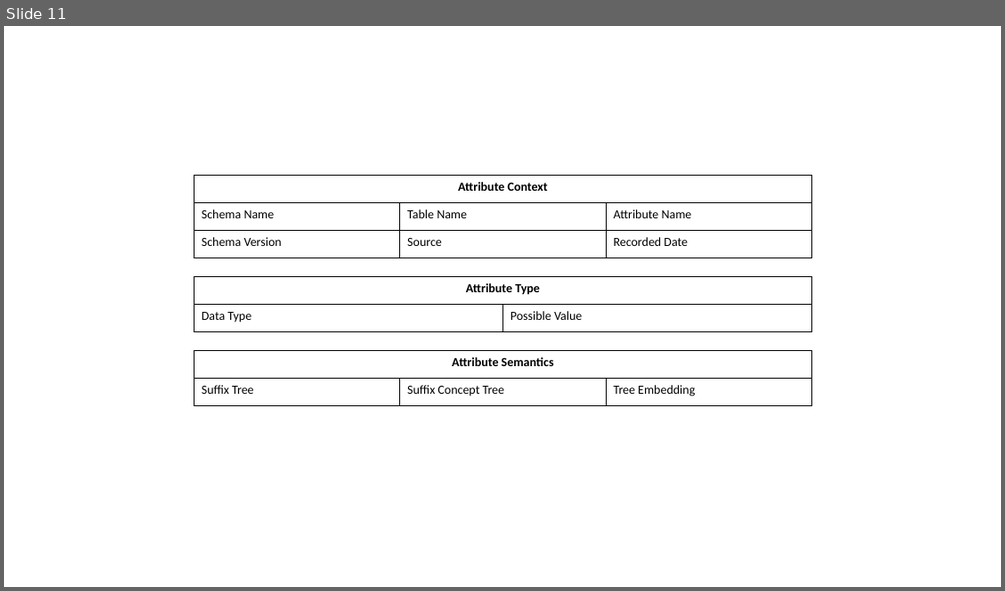
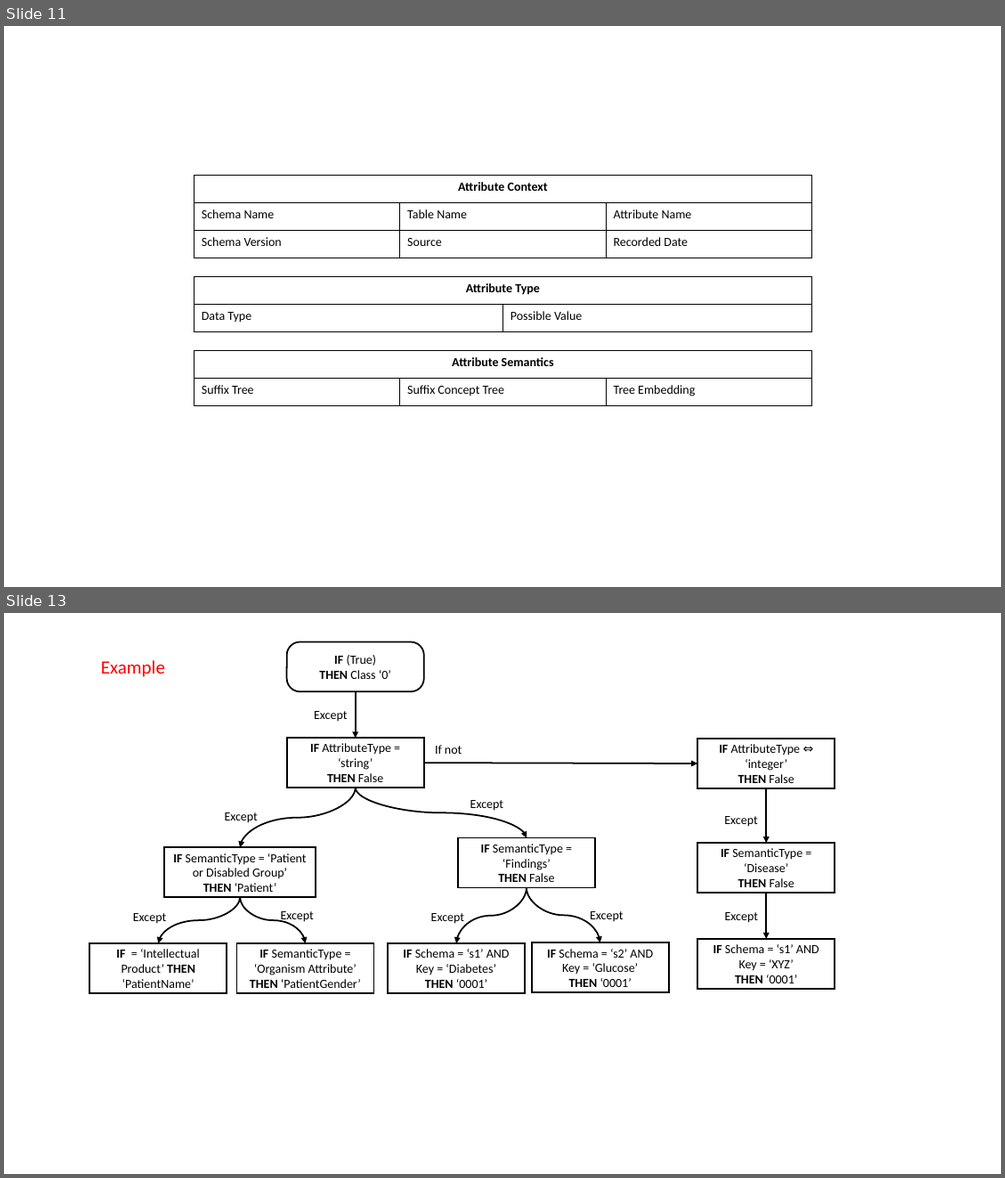
Before and after one commit to desertzebra/EMR-Interoperability, a slide deck: Presentations/EMR Interroperability V0.1.pptx. Shown one above the other, each under a label of ours: slide 11 before the commit, slides 11 and 13 after it; the slides between them are not shown. The pictures are 1005x591 and 1005x1178 pixels, drawn with LibreOffice and Linux fonts; fonts in the diff are those of the drawing. Boxes give left, top, right and bottom in pixels: in the first picture for what was removed or moved away, otherwise in the second. Text is boxed around its words. In the diff, an @@ line names an element or a change of style, - is before the commit and + after.

```diff
--- a/Presentations/EMR Interroperability V0.1.pptx
+++ b/Presentations/EMR Interroperability V0.1.pptx
@@ slide 13 added at box(4, 613, 1001, 1174), background #FFFFFF @@
@@ text added at box(101, 660, 165, 677), 18 pt, text #FF0000 @@
+Example
@@ rounded rectangle added at box(287, 642, 423, 691), outline #000000 1.5 pt, 12 pt, text #000000 @@
+IF (True)
+THEN Class ‘0’
@@ arrow added from (356, 691) to (356, 738), #000000 1.5 pt @@
@@ text added at box(314, 711, 347, 722), 12 pt, text #000000 @@
+Except
@@ rounded rectangle added at box(287, 738, 423, 787), outline #000000 1.5 pt, 12 pt, text #000000 @@
+IF AttributeType = ‘string’
+THEN False
@@ text added at box(435, 745, 461, 754), 12 pt, text #000000 @@
+If not
@@ rounded rectangle added at box(698, 738, 834, 788), outline #000000 1.5 pt, 12 pt, text #000000 @@
+IF AttributeType ⇔ ‘integer’
+THEN False
@@ arrow added from (424, 763) to (698, 763), #000000 1.5 pt @@
@@ curved arrow added from (356, 787) to (241, 848), #000000 1.5 pt @@
@@ curved arrow added from (356, 787) to (526, 838), #000000 1.5 pt @@
@@ arrow added from (766, 788) to (766, 843), #000000 1.5 pt @@
@@ text added at box(225, 812, 258, 823), 12 pt, text #000000 @@
+Except
@@ text added at box(470, 800, 503, 811), 12 pt, text #000000 @@
+Except
@@ text added at box(724, 816, 757, 827), 12 pt, text #000000 @@
+Except
@@ rounded rectangle added at box(165, 848, 316, 897), outline #000000 1.5 pt, 12 pt, text #000000 @@
+IF SemanticType = ‘Patient or Disabled Group’
+THEN ‘Patient’
@@ rounded rectangle added at box(458, 838, 595, 887), outline #000000 1.5 pt, 12 pt, text #000000 @@
+IF SemanticType = ‘Findings’
+THEN False
@@ rounded rectangle added at box(698, 843, 834, 892), outline #000000 1.5 pt, 12 pt, text #000000 @@
+IF SemanticType = ‘Disease’
+THEN False
@@ curved arrow added from (241, 897) to (158, 943), #000000 1.5 pt @@
@@ curved arrow added from (241, 897) to (306, 943), #000000 1.5 pt @@
@@ curved arrow added from (526, 887) to (456, 943), #000000 1.5 pt @@
@@ curved arrow added from (526, 887) to (600, 943), #000000 1.5 pt @@
@@ arrow added from (766, 892) to (766, 939), #000000 1.5 pt @@
@@ text added at box(133, 913, 166, 924), 12 pt, text #000000 @@
+Except
@@ text added at box(281, 911, 314, 923), 12 pt, text #000000 @@
+Except
@@ text added at box(431, 913, 464, 924), 12 pt, text #000000 @@
+Except
@@ text added at box(590, 911, 623, 922), 12 pt, text #000000 @@
+Except
@@ text added at box(725, 912, 758, 923), 12 pt, text #000000 @@
+Except
@@ rounded rectangle added at box(90, 943, 226, 993), outline #000000 1.5 pt, 12 pt, text #000000 @@
+IF = ‘Intellectual Product’ THEN ‘PatientName’
@@ rounded rectangle added at box(236, 943, 373, 993), outline #000000 1.5 pt, 12 pt, text #000000 @@
+IF SemanticType = ‘Organism Attribute’
+THEN ‘PatientGender’
@@ rounded rectangle added at box(388, 943, 525, 993), outline #000000 1.5 pt, 12 pt, text #000000 @@
+IF Schema = ‘s1’ AND Key = ‘Diabetes’
+THEN ‘0001’
@@ rounded rectangle added at box(532, 943, 669, 992), outline #000000 1.5 pt, 12 pt, text #000000 @@
+IF Schema = ‘s2’ AND Key = ‘Glucose’
+THEN ‘0001’
@@ rounded rectangle added at box(698, 939, 834, 989), outline #000000 1.5 pt, 12 pt, text #000000 @@
+IF Schema = ‘s1’ AND Key = ‘XYZ’
+THEN ‘0001’
```
Also in this commit, not shown: 1 slide changed, 1 other slide added, 4 other files.
